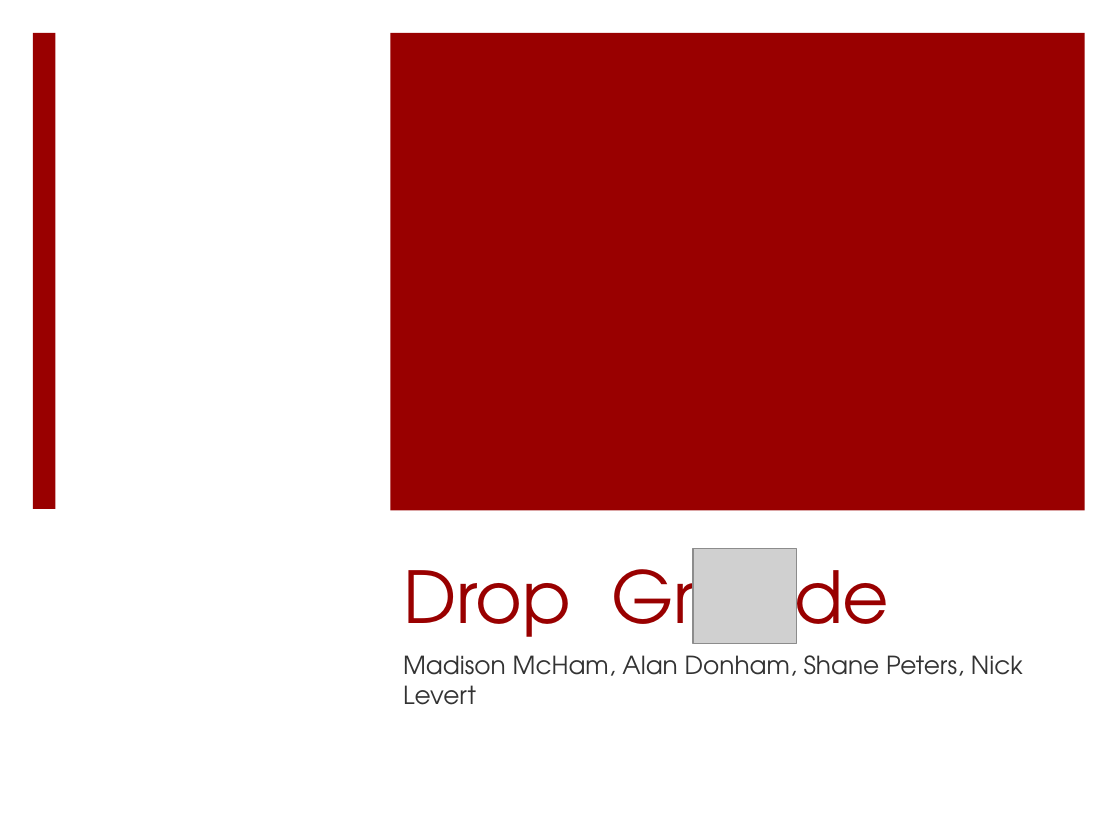
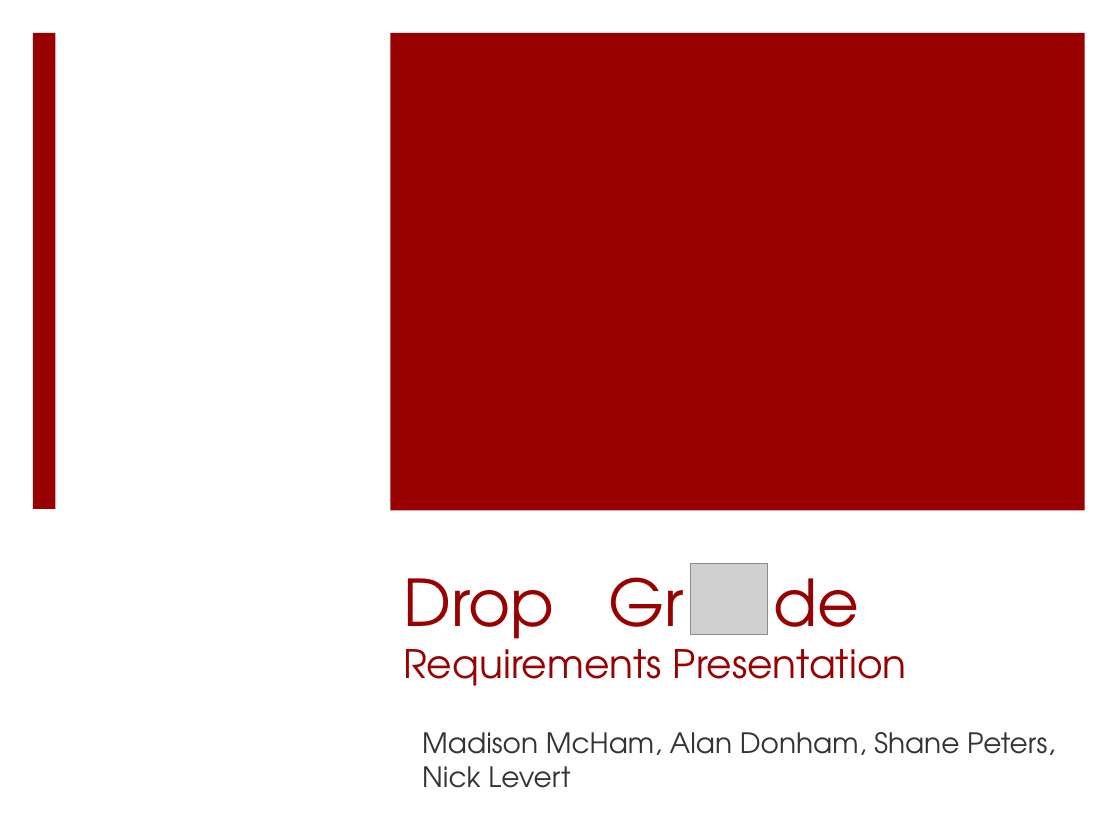
Before and after one commit to amdonham/DropGrade, a slide deck: slide 1 of Documents/SeniorDesignRequirementsP1.pptx. Drawn at 1120x840 pixels with LibreOffice and Linux fonts; fonts in the diff are those of the drawing; grey boxes stand for pictures. Boxes give left, top, right and bottom in pixels: in the first picture for what was removed or moved away, otherwise in the second. Text is boxed around its words. In the diff, an @@ line names an element or a change of style, - is before the commit and + after.

```diff
--- a/Documents/SeniorDesignRequirementsP1.pptx
+++ b/Documents/SeniorDesignRequirementsP1.pptx
@@ picture: place and size @@
-picture at (693, 549, 796, 644)
+picture at (690, 563, 767, 635)
@@ title at (403, 577, 907, 686): text changed; size 46 to 25.2 pt @@
-Drop Gr de
+Drop Gr de
+Requirements Presentation
@@ subtitle "Madison McHam, Alan Donham, Shane ...": place and size @@
-subtitle "Madison McHam, Alan Donham, Shane ..." at (403, 655, 1023, 705)
+subtitle "Madison McHam, Alan Donham, Shane ..." at (422, 732, 1055, 788)
@@ subtitle "Madison McHam, Alan Donham, Shane ..." at (422, 732, 1055, 788): size 16 to 18 pt @@
```
Also in this commit, not shown: 1 other slide changed.
